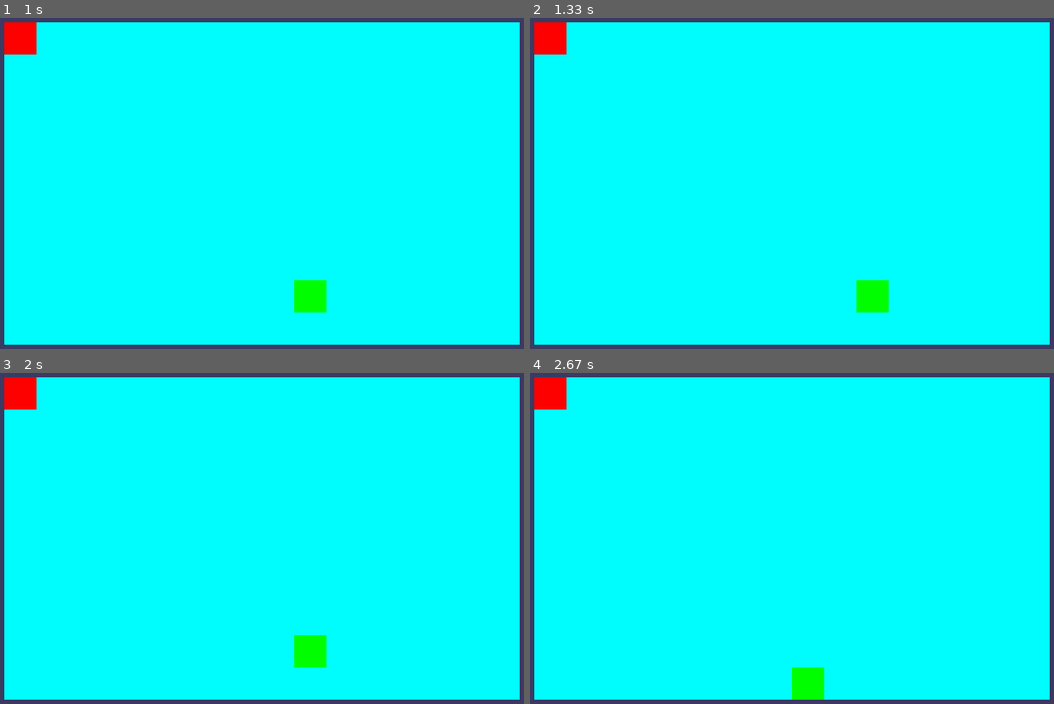
Above: before the commit, frames 1-4 (two rows, left to right).
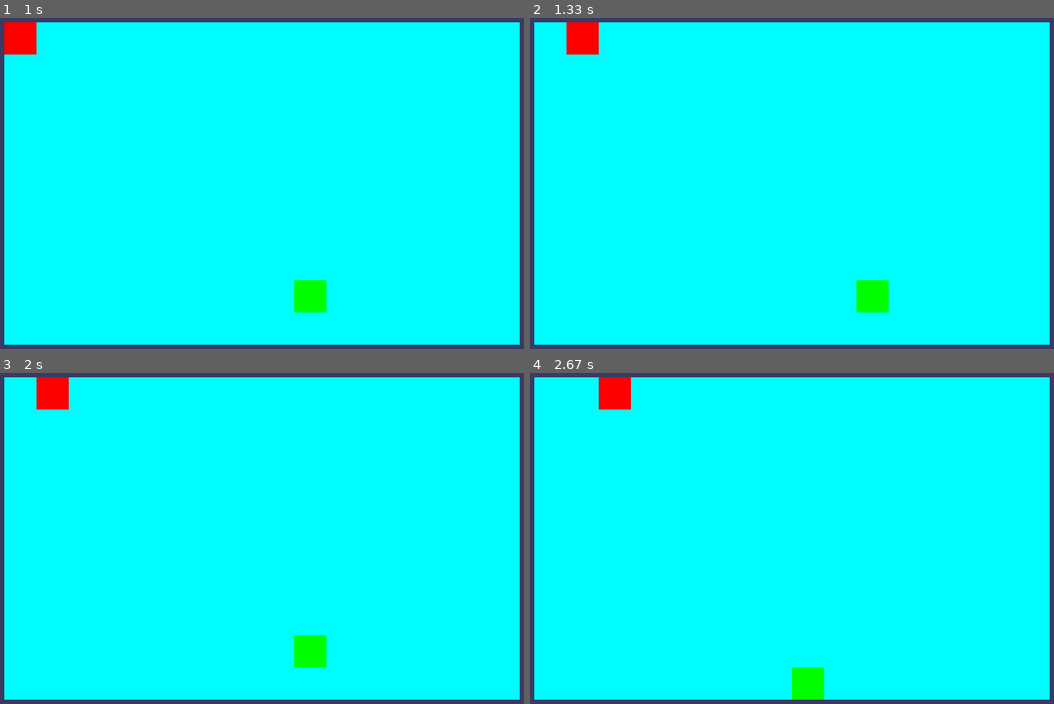
Above: after the commit, the same moments.

Repository: drinkincode/pygame-stream
Game: pygame game, started from main.py
Two runs of this game, one before a commit and one after it. Both use one fixed random seed, a clock stepped at 60 frames per second and the inputs below.
Inputs:
- Up to frame 1 (1 s): hold Right 0.33-0.8 s; hold Up from 0.83 s (still down)
- Up to frame 2 (1.33 s): release Up at 1.13 s; hold Right from 1.17 s (still down)
- Up to frame 3 (2 s): release Right at 1.63 s; hold Left from 1.67 s (still down)
- Up to frame 4 (2.67 s): release Left at 2.2 s; hold Down 2.23-2.53 s; hold Left from 2.57 s (still down)

Frame 1 is identical in both runs. In frame 2, 1.2% of the frame differs, in the area x 0-14%, y 1-12%; in frame 3, 1.2%; in frame 4, 1.2%.

Commit message:
fixed npc movement bug. BIG THANKS TO SOCKS!

Diff:
--- a/main.py
+++ b/main.py
@@ -96,9 +96,9 @@
                     else:
                         newY = 0
 
-            updatesList.append([player, newX, newY])
-            boardHandler.updateBoard(updatesList)
-            drawBoard(boardHandler.board)
+        updatesList.append([player, newX, newY])
+        boardHandler.updateBoard(updatesList)
+        drawBoard(boardHandler.board)
 
         pygame.display.update()
         FPSCLOCK.tick(FPS)
@@ -130,10 +130,9 @@
 
         if (pygame.time.get_ticks() / NPC_TIME_TO_MOVE) > npc_num_moves:
             if 'npc' in actor.name:
-                updatesList.append([actor, (actor.x - 1), actor.y])
+                actor.x += 1
+                updatesList.append([actor, actor.x, actor.y])
                 npc_num_moves += 1
-
-    print(npc_num_moves)
     return updatesList, npc_num_moves
 
 def startGame(boardHandler: BoardHandler):
